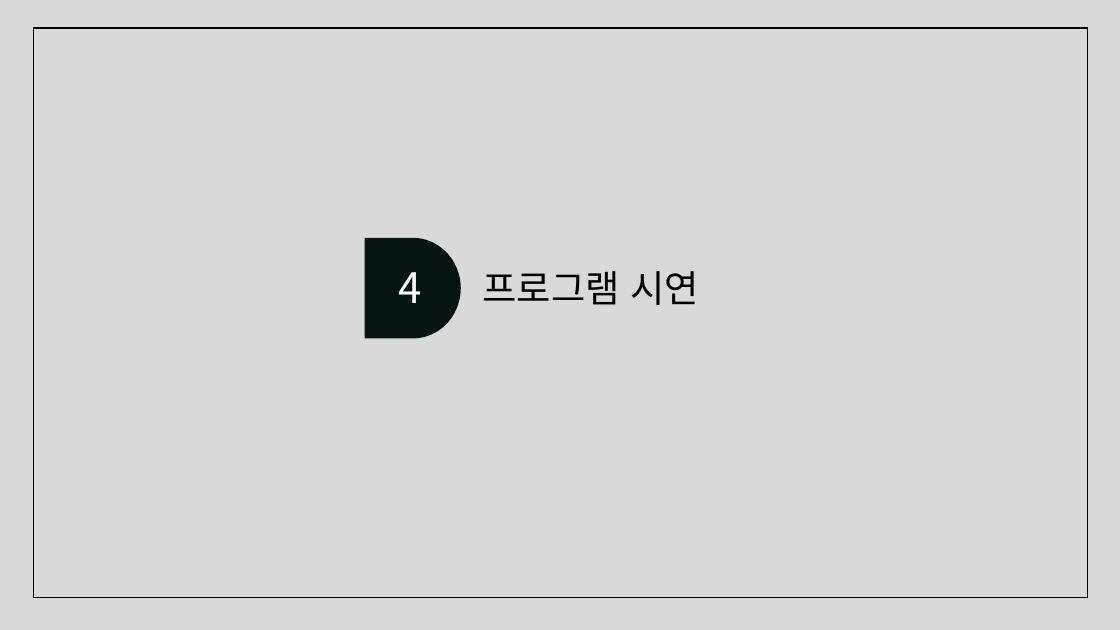
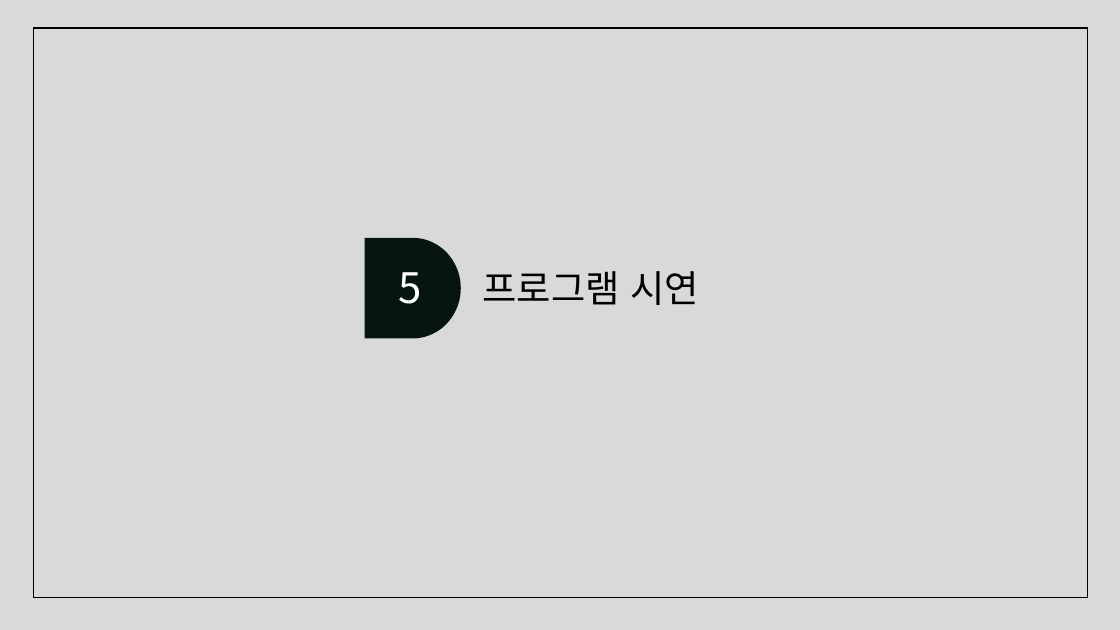
Before and after one commit to juhyeonjong2/KeyBoard, a slide deck: slide 15 of Documents/5. 발표/세상모든키보드.pptx (slide 13 before the commit). Drawn at 1120x630 pixels with LibreOffice and Linux fonts; fonts in the diff are those of the drawing. Boxes give left, top, right and bottom in pixels: in the first picture for what was removed or moved away, otherwise in the second. Text is boxed around its words. In the diff, an @@ line names an element or a change of style, - is before the commit and + after.

```diff
--- a/Documents/5. 발표/세상모든키보드.pptx
+++ b/Documents/5. 발표/세상모든키보드.pptx
@@ text at [399,272,422,304]: text changed @@
-4
+5
```
Also in this commit, not shown: 5 other slides changed, 2 slides added.
